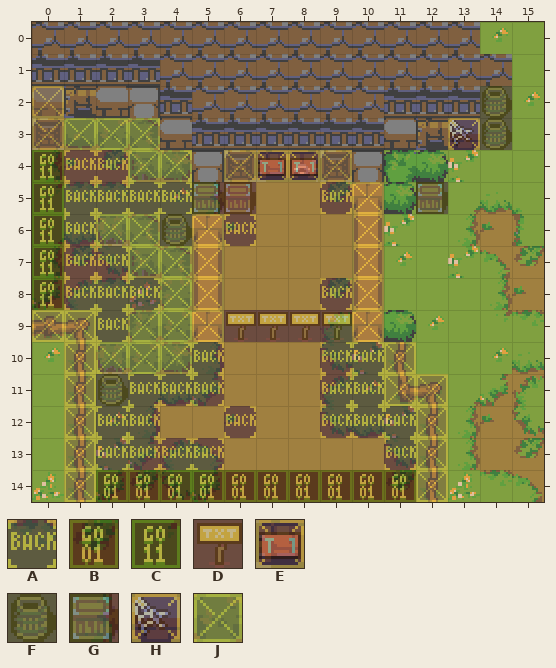
Two states of a Tiled map (JSON), Vector06c_Dev/_Projects/GameNoname/source/levels/level00_home.tmj. Above is the file before it was changed.
Cells are 16x16 px. Shown: x 0..15, y 0..14.
Key: from "tiledata": A 0, B 32, C 42, D 95, E 159, F 207, G 208, H 223, J 254.
_ is an empty cell.
Layers that did not change in this view are not listed.
Layer "data" before, first column x 0:
 0 ________________
 1 ________________
 2 J_____________F_
 3 JJJJ_________HF_
 4 CAAJJ_JEEJ______
 5 CAAAAGG__AJ_G___
 6 CAJJFJA___J_____
 7 CAAJJJ____J_____
 8 CAAAJJ___AJ_____
 9 JJAJJJDDDDJ_____
10 _JJJJA___AAJ____
11 _JFAAA___AAJJ___
12 _JAA__A__AAAJ___
13 _JAAAA_____AJ___
14 _JBBBBBBBBBBJ___
After:
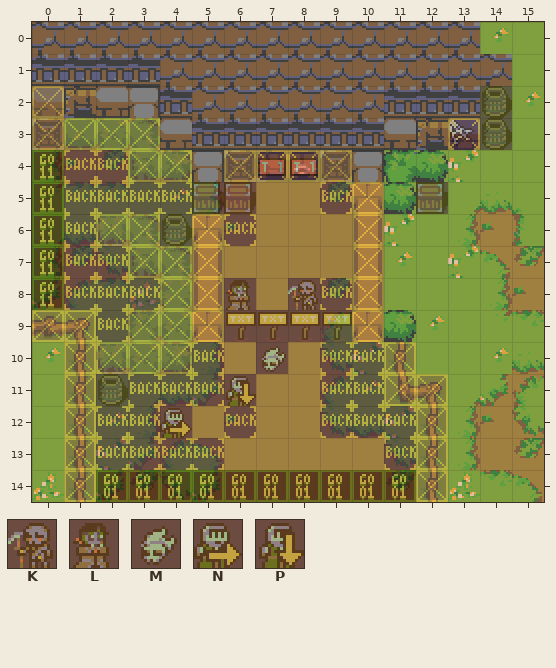
Further tiles: from "tiledata": K 15, L 16, M 17, N 18, P 19.
See-through tiles are keyed as they look on the map.
Change:
Changed rows in their new state; . is an unchanged cell.
Layer "data":
first column x 4:
 8 ..L.K
10 ...M.
11 ..P..
12 N....
